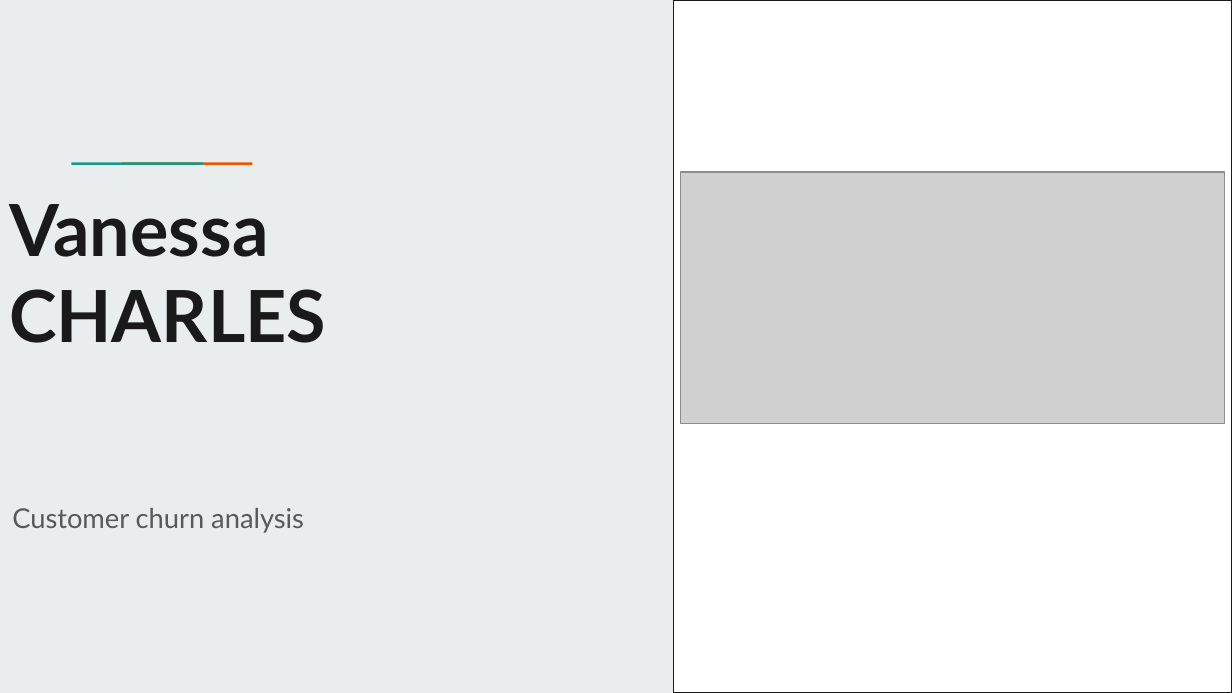
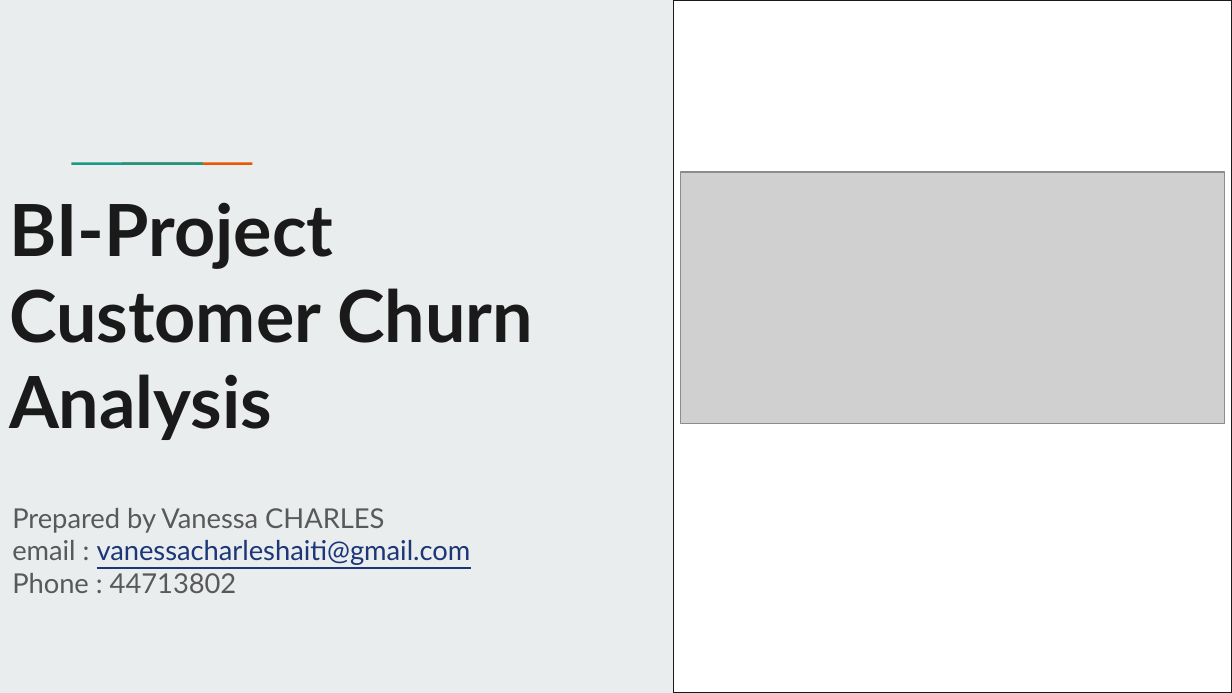
Before and after one commit to Chvava11/Bi_project_customer_churn, a slide deck: slide 1 of Result/Vanessa’s project .pptx. Drawn at 1232x693 pixels with LibreOffice and Linux fonts; fonts in the diff are those of the drawing; grey boxes stand for pictures; background and template pictures are left out. Boxes give left, top, right and bottom in pixels: in the first picture for what was removed or moved away, otherwise in the second. Text is boxed around its words. In the diff, an @@ line names an element or a change of style, - is before the commit and + after.

```diff
--- a/Result/Vanessa’s project .pptx
+++ b/Result/Vanessa’s project .pptx
@@ title at <box>9,202,533,440</box>: text changed @@
-Vanessa
-CHARLES
+BI-Project
+Customer Churn Analysis
@@ subtitle at <box>12,508,471,593</box>: text changed @@
-Customer churn analysis
+Prepared by Vanessa CHARLES
+email : vanessacharleshaiti@gmail.com
+Phone : 44713802
```
Also in this commit, not shown: 5 other slides changed, 15 slides added, 2 slides removed, 1 other file.
